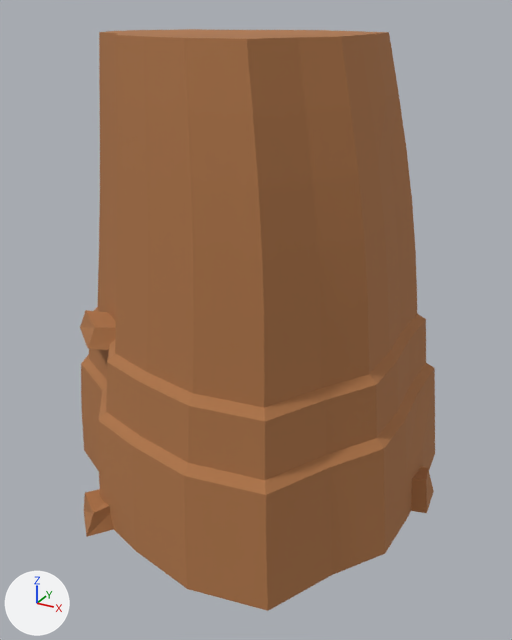
Before and after pictures for a commit that changed the FBX model RawAssets/Canyon/FBX/SM_CinderCanyon_Rock_F_LOD1.fbx.
One viewpoint serves both versions: a 50 mm camera at (0.819, -1.414, 1.167) aimed at (0.051, -0.018, 0.469). The lights are fixed; the arrows at lower left show +X, +Y and +Z. The picture after the commit comes second. Where no turn or scale is listed for an object, it has been applied to the vertices.

The first picture shows 'SM_CinderCanyon_Rock_F_LOD1'.
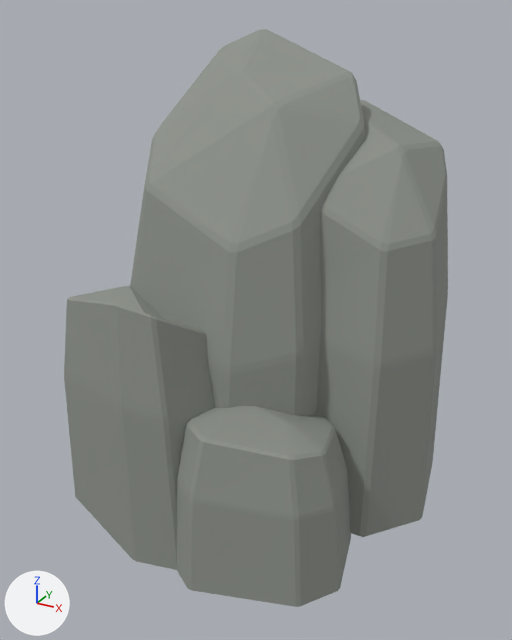
Scene script edits in JSON lines:
```json
{"op": "set", "path": "mat_m_cindercanyonrock.base_color", "old": "(0.43, 0.18, 0.065)", "new": "(0.27, 0.29, 0.26)", "note": "brown #af7648 -> grey #8e938b"}
{"block": "me_sm_cindercanyon_rock_f_lod1_mesh_001", "where": "# used by ob_sm_cindercanyon_rock_f_lod1; location = (0.0, 0.0, 0.0)"}
{"op": "remove", "block": "me_sm_cindercanyon_rock_f_lod1_mesh_001", "code": "me_sm_cindercanyon_rock_f_lod1_mesh_001.from_pydata(...)  # 310 vertices, 588 faces; spans x -0.5..0.5, y -0.445..0.445, z 0.0..1.12"}
{"op": "add", "block": "me_sm_cindercanyon_rock_f_lod1_mesh_001", "code": "me_sm_cindercanyon_rock_f_lod1_mesh_001.from_pydata(...)  # 490 vertices, 960 faces; spans x -0.5..0.5, y -0.445..0.445, z 0.0..1.12"}
{"block": "me_sm_cindercanyon_rock_f_lod1_mesh_001", "change": "me_sm_cindercanyon_rock_f_lod1_mesh_001 part 1: the loose piece of 254 vertices spanning x -0.5..0.462, y -0.445..0.445, z 0.004..1.12 is rebuilt with 98 vertices and now spans x -0.31..0.306, y -0.301..0.336, z 0.0..1.12"}
{"block": "me_sm_cindercanyon_rock_f_lod1_mesh_001", "change": "me_sm_cindercanyon_rock_f_lod1_mesh_001 part 2: a new loose piece of 98 vertices spanning x 0.032..0.5, y -0.134..0.359, z 0.018..0.962, in mat_m_cindercanyonrock (grey #8e938b)"}
{"block": "me_sm_cindercanyon_rock_f_lod1_mesh_001", "change": "me_sm_cindercanyon_rock_f_lod1_mesh_001 part 3: a new loose piece of 98 vertices spanning x -0.36..0.133, y -0.432..-0.022, z 0.0..0.614, in mat_m_cindercanyonrock (grey #8e938b)"}
{"block": "me_sm_cindercanyon_rock_f_lod1_mesh_001", "change": "me_sm_cindercanyon_rock_f_lod1_mesh_001 part 4: a new loose piece of 98 vertices spanning x -0.011..0.407, y -0.445..-0.06, z 0.0..0.373, in mat_m_cindercanyonrock (grey #8e938b)"}
{"block": "me_sm_cindercanyon_rock_f_lod1_mesh_001", "change": "me_sm_cindercanyon_rock_f_lod1_mesh_001 part 5: 6 loose pieces with 48 vertices, spanning x -0.382..0.5, y -0.421..0.373, z 0.0..0.474, are deleted"}
{"block": "me_sm_cindercanyon_rock_f_lod1_mesh_001", "change": "other edits to the shape of me_sm_cindercanyon_rock_f_lod1_mesh_001 do not show in these pictures"}
```

Location of each change, (x1, y1, x2, y2) in pixels of the pictures (512 x 640 px):
```json
{"object": "SM_CinderCanyon_Rock_F_LOD1", "change": "recoloured, reshaped", "before": [80, 29, 435, 611], "after": [64, 29, 448, 607], "on screen": "8% wider"}
{"part": 1, "of": "me_sm_cindercanyon_rock_f_lod1_mesh_001", "change": "rebuilt", "before": [81, 29, 435, 611], "after": [130, 29, 365, 416]}
{"part": 2, "of": "me_sm_cindercanyon_rock_f_lod1_mesh_001", "change": "added", "after": [316, 100, 448, 537]}
{"part": 3, "of": "me_sm_cindercanyon_rock_f_lod1_mesh_001", "change": "added", "after": [64, 286, 214, 570]}
{"part": 4, "of": "me_sm_cindercanyon_rock_f_lod1_mesh_001", "change": "added", "after": [177, 406, 351, 607]}
{"part": 5, "of": "me_sm_cindercanyon_rock_f_lod1_mesh_001", "change": "deleted", "before": [80, 310, 434, 537], "on screen": "mostly hidden"}
```
